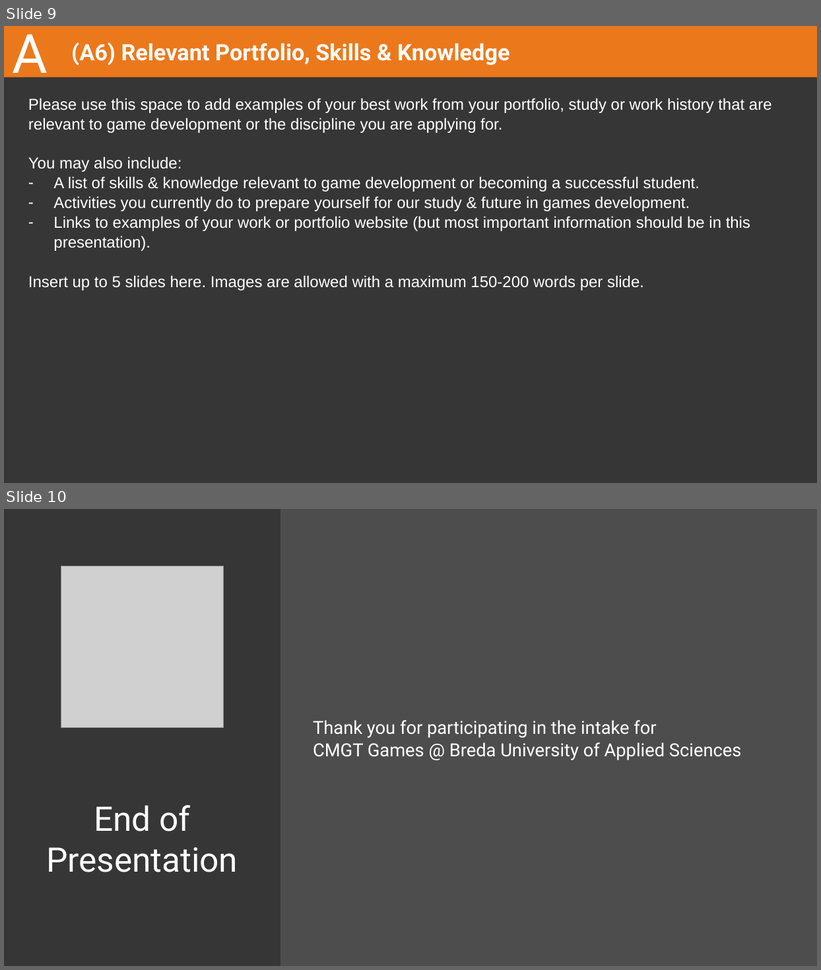
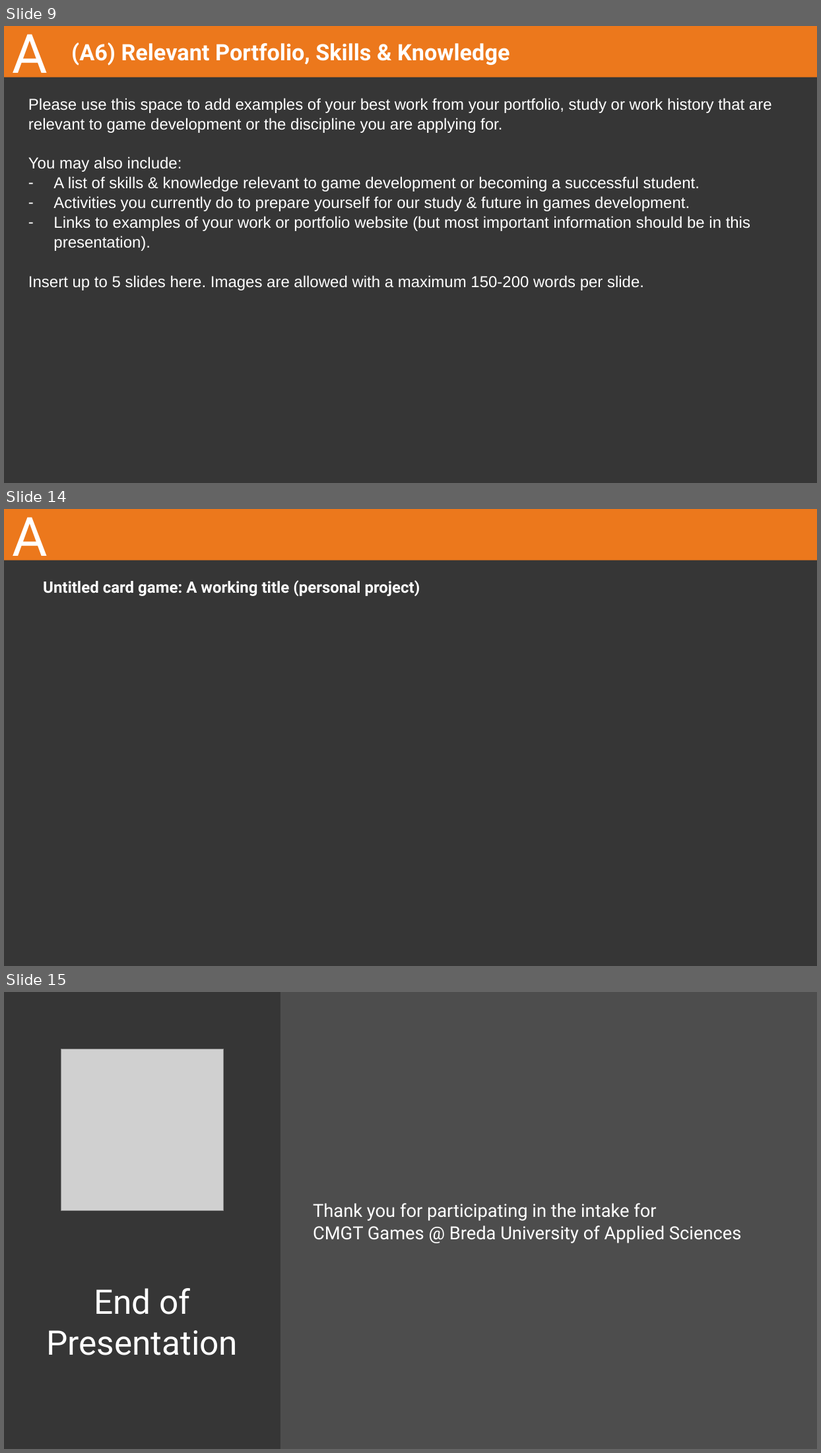
Before and after one commit to EyeOfFantasy/Buas-intake, a slide deck: 2023-24 CMGT Intake - Design and Production.pptx. Shown one above the other, each under a label of ours: slides 9 and 10 before the commit, slides 9, 14 and 15 after it; the slides between them are not shown. The pictures are 821x970 and 821x1453 pixels, drawn with LibreOffice and Linux fonts; fonts in the diff are those of the drawing; grey boxes stand for pictures. Boxes give left, top, right and bottom in pixels: in the first picture for what was removed or moved away, otherwise in the second. Text is boxed around its words. In the diff, an @@ line names an element or a change of style, - is before the commit and + after.

```diff
--- a/2023-24 CMGT Intake - Design and Production.pptx
+++ b/2023-24 CMGT Intake - Design and Production.pptx
@@ slide 14 added at (x1=4, y1=509, x2=817, y2=966), background #363636; not listed: 1 template element that a slide beside it also shows @@
@@ title added at (x1=12, y1=517, x2=48, y2=568), 48 pt, text #FFFFFF @@
+A
@@ subtitle added at (x1=43, y1=580, x2=420, y2=596), 14 pt, text #FFFFFF, bold @@
+Untitled card game: A working title (personal project)
@@ what was slide 10 is now slide 15 @@
```
Also in this commit, not shown: 4 slides changed, 4 other slides added.
